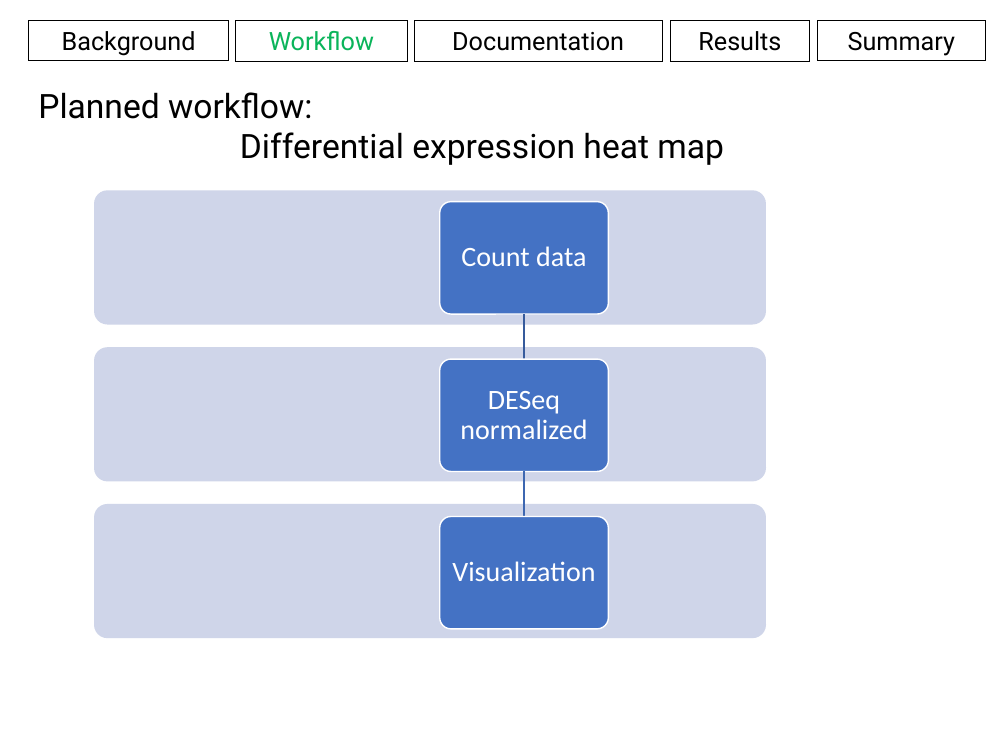
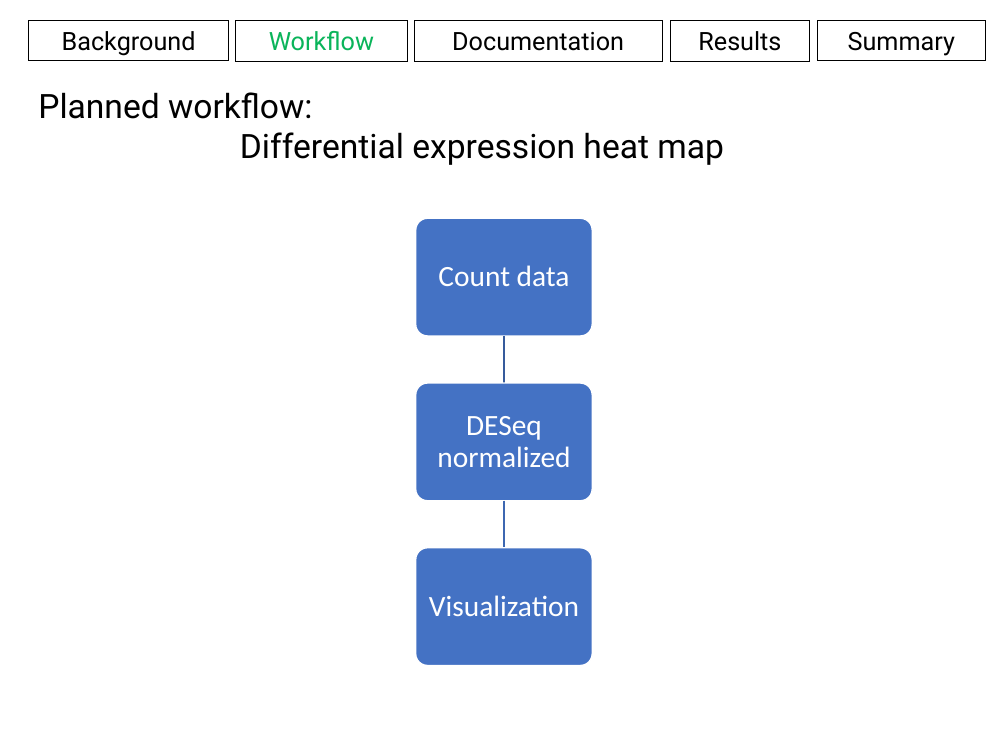
Before and after one commit to aweeger/BCB546X_FinalGroup, a slide deck: slide 16 of Presentation.pptx. Drawn at 1008x756 pixels with LibreOffice and Linux fonts; fonts in the diff are those of the drawing. Boxes give left, top, right and bottom in pixels: in the first picture for what was removed or moved away, otherwise in the second. Text is boxed around its words. In the diff, an @@ line names an element or a change of style, - is before the commit and + after.

```diff
--- a/Presentation.pptx
+++ b/Presentation.pptx
@@ rounded rectangle removed at (94, 191, 766, 325) @@
@@ rounded rectangle: place and size @@
-rounded rectangle at (439, 202, 608, 314)
+rounded rectangle at (415, 219, 592, 337)
@@ text "Count data": place and size @@
-text "Count data" at (461, 246, 586, 266)
+text "Count data" at (438, 265, 570, 286)
@@ rounded rectangle removed at (94, 347, 766, 481) @@
@@ freeform shape: place and size @@
-freeform shape at (519, 314, 529, 360)
+freeform shape at (499, 336, 509, 383)
@@ rounded rectangle: place and size @@
-rounded rectangle at (439, 359, 608, 472)
+rounded rectangle at (415, 383, 592, 501)
@@ text "DESeq normalized": place and size @@
-text "DESeq normalized" at (460, 391, 587, 439)
+text "DESeq normalized" at (437, 416, 570, 467)
@@ rounded rectangle removed at (94, 504, 766, 638) @@
@@ freeform shape: place and size @@
-freeform shape at (519, 472, 529, 517)
+freeform shape at (499, 501, 509, 548)
@@ rounded rectangle: place and size @@
-rounded rectangle at (439, 516, 608, 629)
+rounded rectangle at (415, 547, 592, 665)
@@ size 20 to 21 pt in 3 elements at (438, 265, 570, 286), (437, 416, 570, 467), (429, 595, 579, 616) @@
@@ text "Visualization": place and size @@
-text "Visualization" at (452, 561, 595, 581)
+text "Visualization" at (429, 595, 579, 616)
```
Also in this commit, not shown: 2 other slides changed.
